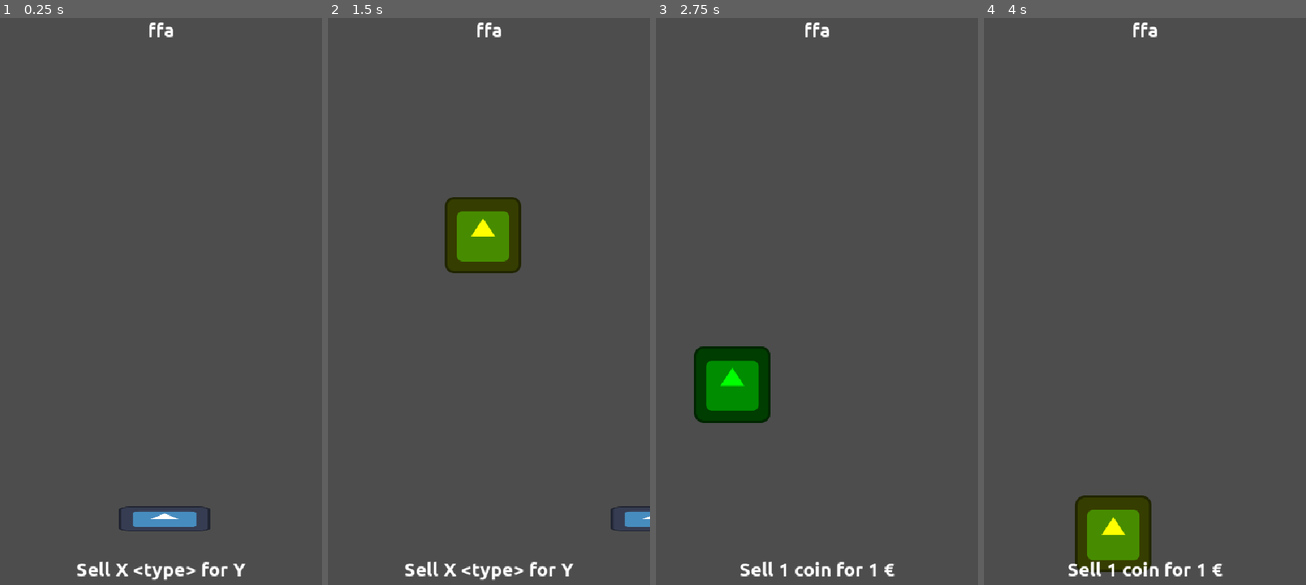
Above: before the commit, frames 1-4 (left to right).
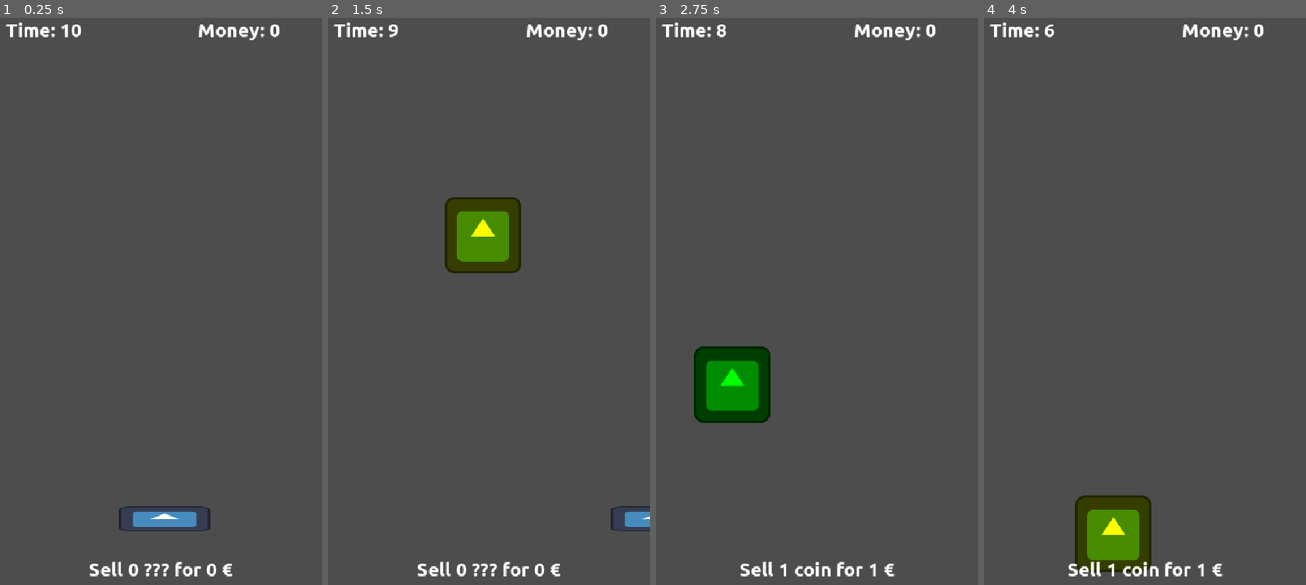
Above: after the commit, the same moments.

Repository: moisesjbc/la-kolektanto
Game: Godot game, scene res://gameplay/main/main.tscn
Same seed, same stepped clock (60 frames per second), same inputs: the game is played once before the commit and once after it. The engine's default icon, where the game draws it, is replaced by a stand-in: a white triangle on a blue panel in a dark square.
Inputs:
- Up to frame 1 (0.25 s): no input
- Up to frame 2 (1.5 s): tap Enter at 0.5 s; hold Right (ui_right) 0.53-1.28 s; hold Left (ui_left) from 1.28 s (still down)
- Up to frame 3 (2.75 s): release Left (ui_left) at 2.03 s; hold Right (ui_right) from 2.03 s (still down)
- Up to frame 4 (4 s): release Right (ui_right) at 3.53 s; hold Left (ui_left) from 3.53 s (still down)

The runs differ from the first frame. In frame 1, 1.5% of the frame differs, in the area x 1-87%, y 0-100%; in frame 2, 1.5%; in frame 3, 0.7%; in frame 4, 0.7%.

Commit message:
Add game countdown

Diff:
--- a/godot-project/gameplay/gui/gui.gd
+++ b/godot-project/gameplay/gui/gui.gd
@@ -1,5 +1,9 @@
 extends Node
 
+func _ready():
+	update_sell_label(0, "???", 0)
+	update_score_label(0)
+	update_time_label(get_parent().seconds_left)
 
 func update_sell_label(quantity: int, type: String, money: int) -> void:
 	$control/margin_container/bottom_container/sell_label.text = "Sell " + str(quantity) + " " + type + " for " + str(money) + " €"
@@ -7,8 +11,17 @@
 func update_score_label(score: int) -> void:
 	$control/margin_container/top_container/score_label.text = "Money: " + str(score)
 
+func update_time_label(seconds_left: int) -> void:
+	$control/margin_container/top_container/time_label.text = "Time: " + str(seconds_left)
+
 func _on_player_collectibles_updated(quantity: int, type: String, money: int) -> void:
 	update_sell_label(quantity, type, money)
 
 func _on_player_money_updated(money: int) -> void:
 	update_score_label(money)
+
+func _on_main_time_elapsed(seconds_left: int) -> void:
+	update_time_label(seconds_left)
+
+func _on_main_game_over() -> void:
+	update_time_label(0)
--- a/godot-project/gameplay/gui/gui.tscn
+++ b/godot-project/gameplay/gui/gui.tscn
@@ -30,6 +30,13 @@
 layout_mode = 2
 size_flags_vertical = 0
 
+[node name="time_label" type="Label" parent="control/margin_container/top_container"]
+layout_mode = 2
+size_flags_horizontal = 3
+theme_override_fonts/font = ExtResource("1_fn8ka")
+theme_override_font_sizes/font_size = 32
+text = "Time: 60"
+
 [node name="score_label" type="Label" parent="control/margin_container/top_container"]
 layout_mode = 2
 size_flags_horizontal = 3
--- /dev/null
+++ b/godot-project/gameplay/main/main.gd
@@ -0,0 +1,14 @@
+extends Node2D
+
+signal time_elapsed(seconds_left: int)
+signal game_over
+
+var seconds_left: int = 10
+
+
+func _on_countdown_timer_timeout() -> void:
+	seconds_left -= 1
+	if seconds_left > 0:
+		emit_signal("time_elapsed", seconds_left)
+	else:
+		emit_signal("game_over")
--- a/godot-project/gameplay/main/main.tscn
+++ b/godot-project/gameplay/main/main.tscn
@@ -1,10 +1,12 @@
-[gd_scene load_steps=4 format=3 uid="uid://dfqavponjhjfh"]
+[gd_scene load_steps=5 format=3 uid="uid://dfqavponjhjfh"]
 
+[ext_resource type="Script" uid="uid://bired58prjyky" path="res://gameplay/main/main.gd" id="1_27ff5"]
 [ext_resource type="PackedScene" uid="uid://ba4kaciikq8ru" path="res://gameplay/player/player.tscn" id="1_582jy"]
 [ext_resource type="PackedScene" uid="uid://ch3xd2o070thq" path="res://gameplay/gui/gui.tscn" id="3_27ff5"]
 [ext_resource type="PackedScene" uid="uid://mmfmd7wv4tgq" path="res://gameplay/collectibles_respawn/collectibles_respawn.tscn" id="3_rsott"]
 
 [node name="main" type="Node2D"]
+script = ExtResource("1_27ff5")
 
 [node name="player" parent="." instance=ExtResource("1_582jy")]
 position = Vector2(278, 847)
@@ -14,5 +16,11 @@
 
 [node name="gui" parent="." instance=ExtResource("3_27ff5")]
 
+[node name="countdown_timer" type="Timer" parent="."]
+autostart = true
+
+[connection signal="game_over" from="." to="gui" method="_on_main_game_over"]
+[connection signal="time_elapsed" from="." to="gui" method="_on_main_time_elapsed"]
 [connection signal="collectibles_updated" from="player" to="gui" method="_on_player_collectibles_updated"]
 [connection signal="money_updated" from="player" to="gui" method="_on_player_money_updated"]
+[connection signal="timeout" from="countdown_timer" to="." method="_on_countdown_timer_timeout"]
Not shown, added: godot-project/gameplay/main/main.gd.uid
